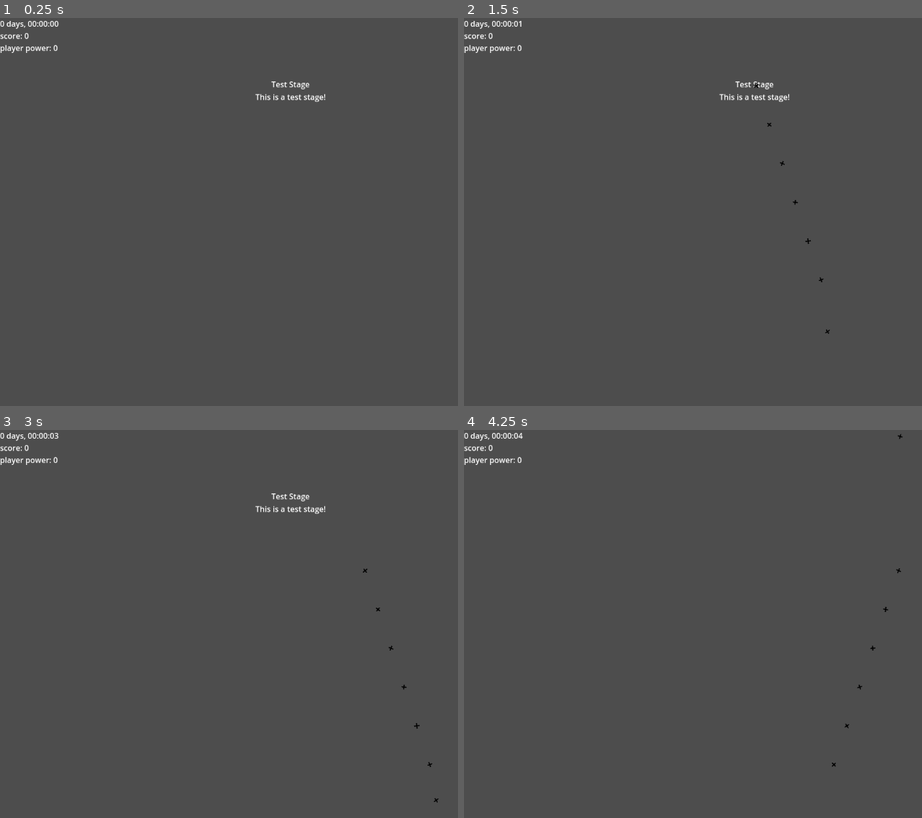
Above: before the commit, frames 1-4 (two rows, left to right).
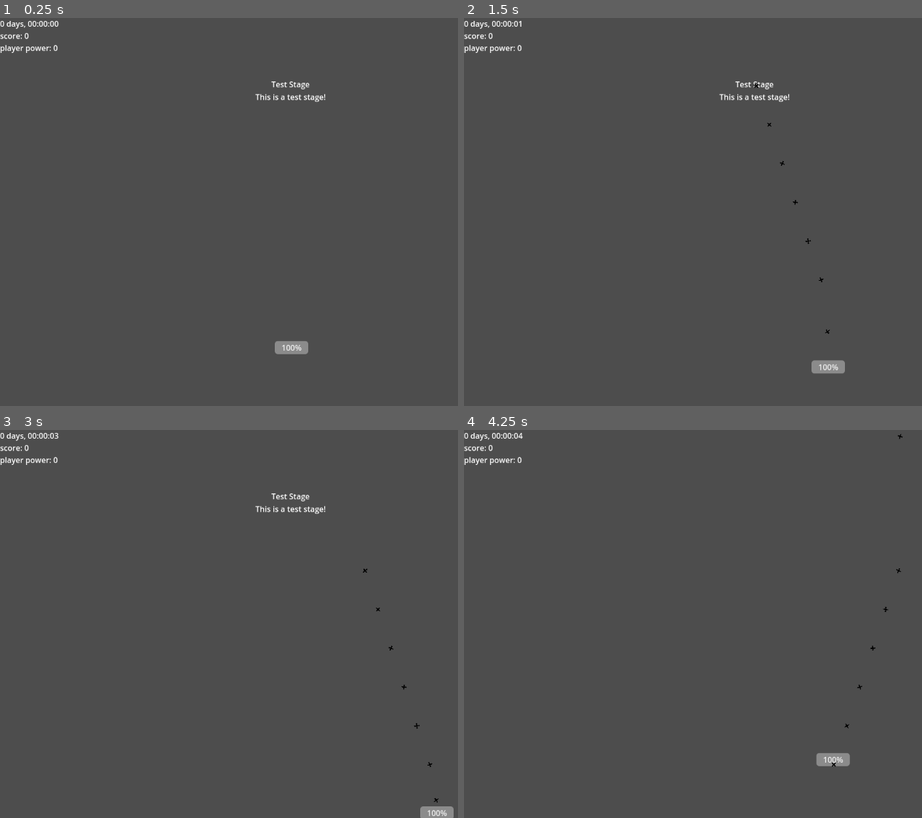
Above: after the commit, the same moments.

Repository: Killer66562/DMK_CS
Game: Godot game, scene res://scenes/Game.tscn
The game is run twice, just before and just after one commit, with the same random seed, the same clock (stepped at 60 frames per second) and the same inputs.
Inputs:
- Up to frame 1 (0.25 s): no input
- Up to frame 2 (1.5 s): tap Enter at 0.5 s; hold Right (move_right) 0.53-1.28 s; hold X (shoot_bullet) 0.53-1.28 s; hold Down (move_down) from 1.28 s (still down); tap X (shoot_bullet) at 1.35 s
- Up to frame 3 (3 s): release Down (move_down) at 2.03 s; hold Right (move_right) 2.03-2.78 s; hold X (shoot_bullet) 2.03-2.78 s; tap Space at 2.75 s; hold Up (move_up) from 2.78 s (still down); tap X (shoot_bullet) at 2.85 s
- Up to frame 4 (4.25 s): release Up (move_up) at 3.53 s; hold Left (move_left) from 3.53 s (still down); hold X (shoot_bullet) from 3.53 s (still down)

The runs differ from the first frame. In frame 1, 0.2% of the frame differs, in the area x 60-68%, y 83-87%; in frame 2, 0.2%, in the area x 63-84%, y 17-92%; in frame 3, 0.2%; in frame 4, 0.2%.

Commit message:
血量更新邏輯, 回血圖標

Diff:
--- a/project.godot
+++ b/project.godot
@@ -64,4 +64,5 @@
 
 [rendering]
 
+textures/canvas_textures/default_texture_filter=0
 environment/defaults/default_environment="res://default_env.tres"
--- a/scenes/bullets/KnifeBullet.tscn
+++ b/scenes/bullets/KnifeBullet.tscn
@@ -1,16 +1,16 @@
-[gd_scene load_steps=4 format=2]
+[gd_scene load_steps=4 format=3 uid="uid://dp383b5gkqlf5"]
 
-[ext_resource path="res://scenes/Bullet.tscn" type="PackedScene" id=1]
-[ext_resource path="res://assets/knife_bullet.png" type="Texture2D" id=2]
+[ext_resource type="PackedScene" uid="uid://cvo413h0tl0a" path="res://scenes/Bullet.tscn" id="1"]
+[ext_resource type="Texture2D" uid="uid://c06aj641j3fkh" path="res://assets/knife_bullet.png" id="2"]
 
-[sub_resource type="CapsuleShape2D" id=1]
+[sub_resource type="CapsuleShape2D" id="1"]
 radius = 1.0
 height = 4.0
 
-[node name="KnifeBullet" instance=ExtResource( 1 )]
+[node name="KnifeBullet" instance=ExtResource("1")]
 
 [node name="Sprite2D" parent="." index="0"]
-texture = ExtResource( 2 )
+texture = ExtResource("2")
 
 [node name="CollisionShape2D" parent="." index="1"]
-shape = SubResource( 1 )
+shape = SubResource("1")
--- a/scenes/bullets/RedBullet.tscn
+++ b/scenes/bullets/RedBullet.tscn
@@ -1,15 +1,15 @@
-[gd_scene load_steps=4 format=2]
+[gd_scene load_steps=4 format=3 uid="uid://dn38ihnwl2jss"]
 
-[ext_resource path="res://scenes/Bullet.tscn" type="PackedScene" id=1]
-[ext_resource path="res://assets/red_bullet.png" type="Texture2D" id=2]
+[ext_resource type="PackedScene" uid="uid://cvo413h0tl0a" path="res://scenes/Bullet.tscn" id="1"]
+[ext_resource type="Texture2D" uid="uid://bdvi2r6yrrdfa" path="res://assets/red_bullet.png" id="2"]
 
-[sub_resource type="CircleShape2D" id=1]
+[sub_resource type="CircleShape2D" id="1"]
 radius = 4.0
 
-[node name="Bullet" instance=ExtResource( 1 )]
+[node name="Bullet" instance=ExtResource("1")]
 
 [node name="Sprite2D" parent="." index="0"]
-texture = ExtResource( 2 )
+texture = ExtResource("2")
 
 [node name="CollisionShape2D" parent="." index="1"]
-shape = SubResource( 1 )
+shape = SubResource("1")
--- a/scenes/bullets/SnowBullet.tscn
+++ b/scenes/bullets/SnowBullet.tscn
@@ -1,15 +1,15 @@
-[gd_scene load_steps=4 format=2]
+[gd_scene load_steps=4 format=3 uid="uid://43eln1il0e36"]
 
-[ext_resource path="res://scenes/Bullet.tscn" type="PackedScene" id=1]
-[ext_resource path="res://assets/snow_bullet.png" type="Texture2D" id=2]
+[ext_resource type="PackedScene" uid="uid://cvo413h0tl0a" path="res://scenes/Bullet.tscn" id="1"]
+[ext_resource type="Texture2D" uid="uid://bxkpdsdgerhsr" path="res://assets/snow_bullet.png" id="2"]
 
-[sub_resource type="CircleShape2D" id=1]
+[sub_resource type="CircleShape2D" id="1"]
 radius = 6.0
 
-[node name="SnowBullet" instance=ExtResource( 1 )]
+[node name="SnowBullet" instance=ExtResource("1")]
 
 [node name="Sprite2D" parent="." index="0"]
-texture = ExtResource( 2 )
+texture = ExtResource("2")
 
 [node name="CollisionShape2D" parent="." index="1"]
-shape = SubResource( 1 )
+shape = SubResource("1")
--- a/scenes/bullets/XBullet.tscn
+++ b/scenes/bullets/XBullet.tscn
@@ -1,15 +1,15 @@
-[gd_scene load_steps=4 format=2]
+[gd_scene load_steps=4 format=3 uid="uid://yopa1tr6npo3"]
 
-[ext_resource path="res://scenes/Bullet.tscn" type="PackedScene" id=1]
-[ext_resource path="res://assets/x_bullet.png" type="Texture2D" id=2]
+[ext_resource type="PackedScene" uid="uid://cvo413h0tl0a" path="res://scenes/Bullet.tscn" id="1"]
+[ext_resource type="Texture2D" uid="uid://ckhx4fdxvo5kk" path="res://assets/x_bullet.png" id="2"]
 
-[sub_resource type="RectangleShape2D" id=1]
-extents = Vector2( 4, 4 )
+[sub_resource type="RectangleShape2D" id="1"]
+size = Vector2(8, 8)
 
-[node name="XBullet" instance=ExtResource( 1 )]
+[node name="XBullet" instance=ExtResource("1")]
 
 [node name="Sprite2D" parent="." index="0"]
-texture = ExtResource( 2 )
+texture = ExtResource("2")
 
 [node name="CollisionShape2D" parent="." index="1"]
-shape = SubResource( 1 )
+shape = SubResource("1")
--- a/scenes/items/HealingItem.tscn
+++ b/scenes/items/HealingItem.tscn
@@ -16,14 +16,16 @@
 }]
 
 [sub_resource type="RectangleShape2D" id="2"]
-size = Vector2(12, 12)
+size = Vector2(24, 21)
 
-[node name="HealingItem" groups=["power"] instance=ExtResource("1")]
+[node name="HealingItem" groups=["health"] instance=ExtResource("1")]
 script = ExtResource("3")
 health = 1
 
 [node name="AnimatedSprite2D" parent="." index="0"]
+scale = Vector2(3, 3)
 sprite_frames = SubResource("1")
 
 [node name="CollisionShape2D" parent="." index="1"]
+position = Vector2(0, 1.5)
 shape = SubResource("2")
--- a/scenes/mobs/CryFaceMob.tscn
+++ b/scenes/mobs/CryFaceMob.tscn
@@ -1,13 +1,14 @@
-[gd_scene load_steps=11 format=3 uid="uid://bn1p77tj8s2w2"]
+[gd_scene load_steps=12 format=3 uid="uid://bn1p77tj8s2w2"]
 
 [ext_resource type="PackedScene" uid="uid://bsh87xxqcjymw" path="res://scenes/Mob.tscn" id="1"]
 [ext_resource type="Script" path="res://scripts/CryFaceMob.gd" id="2"]
 [ext_resource type="Texture2D" uid="uid://c0leybakcu1hx" path="res://assets/angry-face.png" id="3"]
-[ext_resource type="PackedScene" path="res://scenes/bullets/RedBullet.tscn" id="4"]
+[ext_resource type="PackedScene" uid="uid://dn38ihnwl2jss" path="res://scenes/bullets/RedBullet.tscn" id="4"]
 [ext_resource type="PackedScene" path="res://scenes/items/PowerItem.tscn" id="5"]
 [ext_resource type="PackedScene" path="res://scenes/items/ScoreItem.tscn" id="6"]
-[ext_resource type="PackedScene" path="res://scenes/bullets/KnifeBullet.tscn" id="7"]
-[ext_resource type="PackedScene" path="res://scenes/bullets/SnowBullet.tscn" id="8"]
+[ext_resource type="PackedScene" uid="uid://dp383b5gkqlf5" path="res://scenes/bullets/KnifeBullet.tscn" id="7"]
+[ext_resource type="PackedScene" uid="uid://43eln1il0e36" path="res://scenes/bullets/SnowBullet.tscn" id="8"]
+[ext_resource type="PackedScene" uid="uid://jpl2uovkkjn0" path="res://scenes/items/HealingItem.tscn" id="8_cbh7q"]
 
 [sub_resource type="CircleShape2D" id="1"]
 radius = 8.0
@@ -25,10 +26,10 @@
 
 [node name="CryFaceMob" instance=ExtResource("1")]
 script = ExtResource("2")
-item_drop_percentage = 0.3
+item_drop_percentage = 1.0
 BulletTypes = Array[PackedScene]([ExtResource("4"), ExtResource("7"), ExtResource("8")])
-DropItemTypes = Array[PackedScene]([ExtResource("5"), ExtResource("6")])
-weights = Array[int]([1, 1])
+DropItemTypes = Array[PackedScene]([ExtResource("5"), ExtResource("6"), ExtResource("8_cbh7q")])
+weights = Array[int]([1, 1, 100])
 health = 10
 shoot_cooldown = 0.5
 
--- a/scenes/players/MalePlayer.tscn
+++ b/scenes/players/MalePlayer.tscn
@@ -63,6 +63,13 @@
 [node name="SkillCooldownTimer" parent="." index="5"]
 wait_time = 5.0
 
+[node name="Health" type="ProgressBar" parent="." index="8"]
+offset_left = -33.0
+offset_top = -34.0
+offset_right = 36.0
+offset_bottom = -7.0
+max_value = 10.0
+
 [connection signal="use_skill" from="." to="." method="_on_MalePlayer_use_skill"]
 [connection signal="timeout" from="ShootTimer" to="." method="_on_ShootTimer_timeout"]
 [connection signal="timeout" from="InvincibleTimer" to="." method="_on_InvincibleTimer_timeout"]
--- a/scripts/male_player.gd
+++ b/scripts/male_player.gd
@@ -21,7 +21,7 @@
 	$ShootTimer.start()
 	$InvincibleTimer.start()
 	$AnimatedSprite2D.play()
-
+	$Health.value = health
 
 func _shoot_bullet() -> void:
 	for i in range(-power, power + 1):
@@ -86,9 +86,11 @@
 	if area.is_in_group("mob_bullet") and not is_invincible:
 		_be_invincible()
 		health -= area.damage
+		$Health.value = health
 	if area.is_in_group("mob_area") and not is_invincible:
 		_be_invincible()
 		health -= 1
+		$Health.value = health
 		emit_signal("remove_score", 2000)
 	if health <= 0:
 		emit_signal("die")
@@ -104,7 +106,8 @@
 					original_power = max_power
 			emit_signal("power_update", power)
 		if area.is_in_group("health"):
-			health += area.health
+			health = max(10, area.health)
+			$Health.value = health
 		if area.is_in_group("score"):
 			emit_signal("add_score", area.score)
 
Binary file changed: assets/healing_item.png
Binary file changed: assets/knife_bullet.png
Not shown: 1 places in scenes/players/MalePlayer.tscn that only renumber resources
